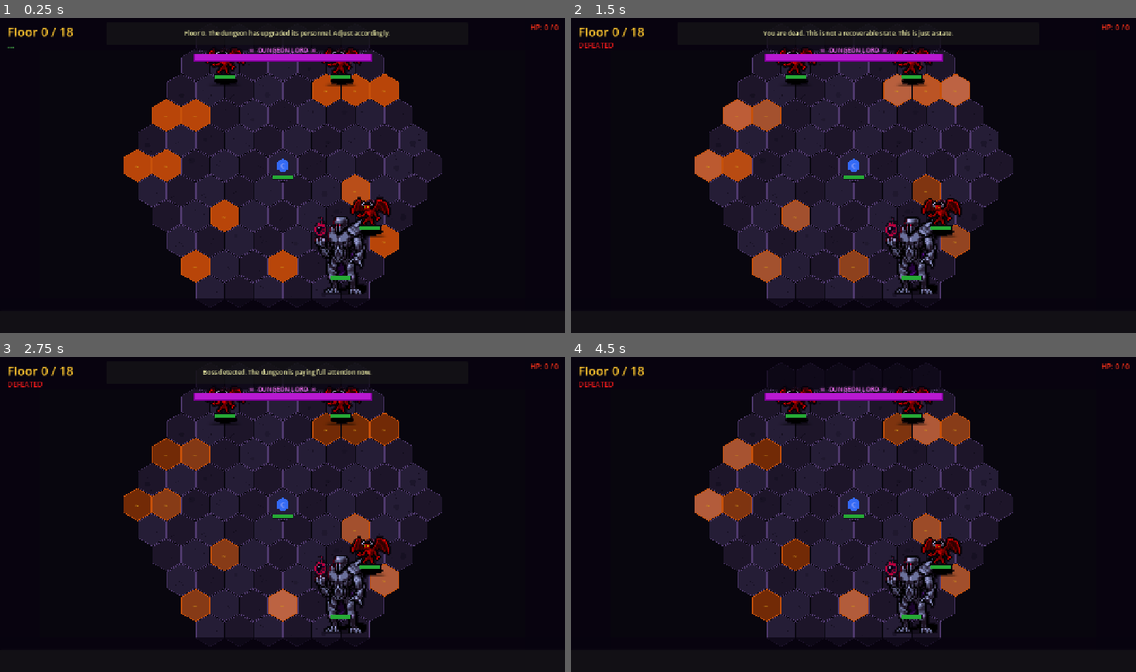
Above: before the commit, frames 1-4 (two rows, left to right).
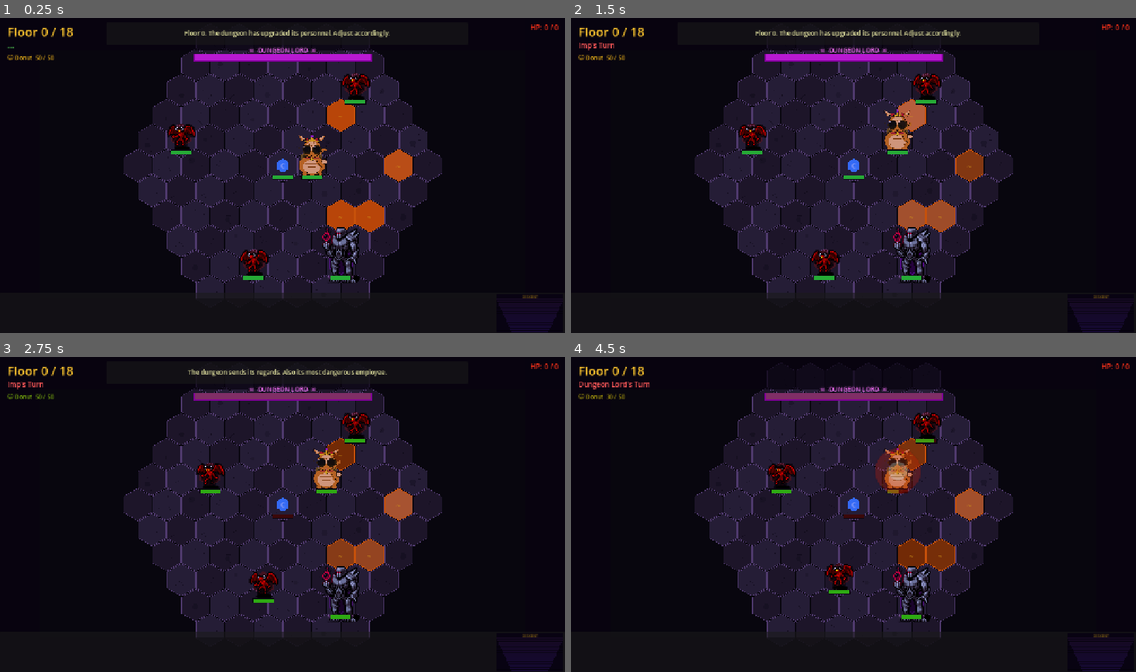
Above: after the commit, the same moments.

Repository: ColdTie/Descent
Game: Godot game, scene res://scenes/BattleScene.tscn
The game is run twice, just before and just after one commit, with the same random seed, the same clock (stepped at 60 frames per second) and the same inputs. This scene is started directly instead of the project's main scene.
Inputs (mouse positions are in pixels of both pictures, inside the frame that each line leads up to):
- Up to frame 1 (0.25 s): no input
- Up to frame 2 (1.5 s): move the mouse to (706, 166) at 0.52 s; click (706, 166) at 0.67 s; move the mouse to (723, 191) at 1.27 s; click (723, 191) at 1.42 s
- Up to frame 3 (2.75 s): move the mouse to (163, 555) at 2.02 s; click (163, 555) at 2.17 s
- Up to frame 4 (4.5 s): move the mouse to (751, 580) at 2.77 s; click (751, 580) at 2.92 s; move the mouse to (768, 605) at 3.52 s; click (768, 605) at 3.67 s; move the mouse to (780, 631) at 4.27 s; click (780, 631) at 4.42 s

The runs differ from the first frame. In frame 1, 9.6% of the frame differs, in the area x 1-98%, y 9-100%; in frame 2, 10%; in frame 3, 11%; in frame 4, 11%, in the area x 1-98%, y 7-100%.

Commit message:
Run 14: Donut companion, Inferno map, layout + gameplay fixes
- Add Donut companion (orange princess cat, tiara + big round shades)
  who auto-acts each turn attacking nearest enemy; her death doesn't
  end the run; gold glow ring; HP shown in top-left UI label
- Add Inferno-style floor map at bottom-right: 18 tapering slices,
  current floor highlighted gold, cleared floors dim ember
- Fix HUD height: Panel top raised from y=668 to y=628 so 64px
  ability buttons are no longer clipped off-screen (main cause of
  Basic Attack / Power Strike appearing unclickable)
- Fix ability names in ClassSelect: shows "Basic Attack" not "basic_attack"
- Reduce lava ~50%: 5-8% coverage, inner radius-2 always lava-free
- Fix death grey-out: 0.22s delay so hit-flash tween finishes first
- Fix Ability.can_use(): charges>0 check only (was charges>0 OR cooldown==0)
- Sprite scale -30%: boss 0.67, regular 0.55
- Enemy AI targets nearest visible hero
- BattleEngine: move_toward() public method; _check_battle_end() guards
  against double-emit when battle_over already set

https://claude.ai/code/session_015ukwaogcaRD3ZXmVnypzZL

Diff:
--- a/scenes/BattleScene.gd
+++ b/scenes/BattleScene.gd
@@ -50,6 +50,9 @@
 var _first_kill_done: bool = false   # for first_kill quip
 var _boss: Combatant = null
 var _boss_hp_fill: ColorRect = null
+var _donut: Combatant = null
+var _donut_hp_label: Label = null
+var _hero_dead: bool = false
 
 @onready var _hex_layer: Node2D = $HexLayer
 @onready var _entity_layer: Node2D = $EntityLayer
@@ -72,6 +75,8 @@
 	_draw_entities()
 	_build_ability_bar()
 	_build_boss_hp_bar()
+	_build_donut_hp_label()
+	_build_inferno_map()
 	_update_hero_hp_label()
 	SystemVoice.speak("floor_enter", [GameState.floor_num])
 	await get_tree().create_timer(0.4).timeout
@@ -162,8 +167,24 @@
 		var e: Combatant = EnemyDefs.make_combatant(def, _map.spawn_points[i], _battle_rng, GameState.floor_num)
 		_enemies.append(e)
 
+	# Build Donut companion — she joins every run
+	_donut = Combatant.new("donut", "Donut", Combatant.Faction.HERO, 50, 12)
+	_donut.armor = 0
+	_donut.attack_bonus = 3
+	var donut_abilities: Array[String] = ["basic_attack"]
+	_donut.abilities = donut_abilities
+	_donut.sprite_key = "companion_donut"
+	_donut.xp_reward = 0
+	var donut_start: Vector2i = _map.hero_start
+	for n: Vector2i in HexGrid.neighbors(_map.hero_start):
+		if _map.is_passable(n):
+			donut_start = n
+			break
+	_donut.position = donut_start
+
 	_all_combatants.clear()
 	_all_combatants.append(_hero)
+	_all_combatants.append(_donut)
 	for e: Combatant in _enemies:
 		_all_combatants.append(e)
 	_engine = BattleEngine.new(_battle_rng)
@@ -410,12 +431,14 @@
 		shadow.position = Vector2(0.0, HEX_SIZE * 0.28)
 		root.add_child(shadow)
 
-		# Colored glow ring — class color for hero, blood-red for enemies, void-purple for bosses
+		# Colored glow ring — class color for hero, gold for Donut, blood-red for enemies, void-purple for bosses
 		var glow_poly := Polygon2D.new()
 		glow_poly.polygon = _make_hex_pts(HEX_SIZE * (0.84 if is_boss else 0.72))
 		glow_poly.position = Vector2(0.0, -12.0)
 		if is_boss:
 			glow_poly.color = Color(0.55, 0.0, 0.78, 0.42)
+		elif c.sprite_key == "companion_donut":
+			glow_poly.color = Color(0.95, 0.72, 0.10, 0.42)
 		elif c.faction == Combatant.Faction.HERO:
 			var gc := _hero_class_color()
 			gc.a = 0.38
@@ -444,8 +467,8 @@
 
 		var sprite := Sprite2D.new()
 		sprite.texture = sprite_tex
-		# SVG art rendered at 192×192 — LINEAR_WITH_MIPMAPS for smooth anti-aliased edges
-		var sprite_scale: float = 0.95 if is_boss else 0.78
+		# 30% smaller than original sizes for better battlefield readability
+		var sprite_scale: float = 0.67 if is_boss else 0.55
 		sprite.scale = Vector2(sprite_scale, sprite_scale)
 		sprite.position = Vector2(0.0, -24.0)
 		sprite.texture_filter = CanvasItem.TEXTURE_FILTER_NEAREST
@@ -528,13 +551,15 @@
 	return cls_data.get("icon_color", HERO_COLOR)
 
 func _get_sprite_path(c: Combatant) -> String:
+	if c.sprite_key == "companion_donut":
+		return "res://assets/sprites/companion_donut.png"
 	var base: String = "hero_%s" % GameState.hero_class if c.faction == Combatant.Faction.HERO \
 		else "enemy_%s" % c.sprite_key
-	# PNGs load reliably in headless/web export without editor import step.
-	# SVGs require the Godot editor import pass which silently fails in CI.
 	return "res://assets/sprites/%s.png" % base
 
 func _entity_glyph(c: Combatant) -> String:
+	if c.sprite_key == "companion_donut":
+		return "🐱"
 	if c.faction == Combatant.Faction.HERO:
 		match GameState.hero_class:
 			"brawler": return "⚔"
@@ -601,6 +626,146 @@
 	_boss_hp_fill.color = Color(0.72, 0.10, 0.82)
 	ui.add_child(_boss_hp_fill)
 
+## ─── Donut Companion ──────────────────────────────────────────────────────────
+
+func _build_donut_hp_label() -> void:
+	var lbl := Label.new()
+	lbl.name = "DonutHPLabel"
+	lbl.text = "🐱 Donut  50 / 50"
+	lbl.position = Vector2(16.0, 86.0)
+	lbl.add_theme_font_size_override("font_size", 13)
+	lbl.add_theme_color_override("font_color", Color(0.95, 0.72, 0.10))
+	$UILayer.add_child(lbl)
+	_donut_hp_label = lbl
+
+func _update_donut_hp_label() -> void:
+	if _donut_hp_label == null or _donut == null:
+		return
+	if not _donut.is_alive():
+		_donut_hp_label.text = "🐱 Donut  KO"
+		_donut_hp_label.add_theme_color_override("font_color", Color(0.45, 0.35, 0.35))
+	else:
+		_donut_hp_label.text = "🐱 Donut  %d / %d" % [_donut.hp, _donut.max_hp]
+		var ratio: float = float(_donut.hp) / float(max(1, _donut.max_hp))
+		_donut_hp_label.add_theme_color_override("font_color",
+			Color(1.0 - ratio * 0.5, 0.52 + ratio * 0.20, 0.05))
+
+func _resolve_donut_turn() -> void:
+	if not _donut.is_alive() or _engine.battle_over or _hero_dead:
+		_engine.end_turn()
+		await get_tree().create_timer(0.15).timeout
+		_next_turn()
+		return
+
+	var nearest: Combatant = _get_nearest_enemy_to(_donut.position)
+	if nearest != null:
+		var dist: int = HexGrid.hex_distance(_donut.position, nearest.position)
+		if dist <= 1:
+			_play_ability_effect(nearest.position, "basic_attack")
+			_engine.perform_attack(_donut, nearest, "basic_attack")
+			_update_all_hp_bars()
+			_update_donut_hp_label()
+		else:
+			_engine.move_toward(_donut, nearest.position, _map)
+			_sync_entity_positions()
+
+	await get_tree().create_timer(0.40).timeout
+	if not _engine.battle_over and not _hero_dead:
+		_engine.end_turn()
+		_next_turn()
+
+func _get_nearest_enemy_to(pos: Vector2i) -> Combatant:
+	var nearest: Combatant = null
+	var best_dist: int = 999
+	for e: Combatant in _enemies:
+		if e.is_alive():
+			var d: int = HexGrid.hex_distance(pos, e.position)
+			if d < best_dist:
+				best_dist = d
+				nearest = e
+	return nearest
+
+## ─── Inferno Map ──────────────────────────────────────────────────────────────
+
+func _build_inferno_map() -> void:
+	## Bottom-right panel: Dante's Inferno-style cross-section of 18 floors.
+	## Funnel shape — widest at top (Floor 1), narrowing to the abyss.
+	var ui: CanvasLayer = $UILayer
+	var MAP_W: float = 152.0
+	var PANEL_X: float = 1280.0 - MAP_W - 4.0
+	var PANEL_Y: float = 630.0
+	var PANEL_H: float = 88.0
+	var TITLE_H: float = 11.0
+	var FLOOR_H: float = (PANEL_H - TITLE_H) / 18.0
+
+	# Dark background
+	var bg := ColorRect.new()
+	bg.position = Vector2(PANEL_X, PANEL_Y)
+	bg.size = Vector2(MAP_W, PANEL_H)
+	bg.color = Color(0.03, 0.01, 0.07, 0.96)
+	bg.z_index = 5
+	bg.mouse_filter = Control.MOUSE_FILTER_IGNORE
+	ui.add_child(bg)
+
+	# Title
+	var title := Label.new()
+	title.text = "DESCENT"
+	title.add_theme_font_size_override("font_size", 8)
+	title.add_theme_color_override("font_color", Color(0.48, 0.36, 0.08))
+	title.position = Vector2(PANEL_X, PANEL_Y + 1.0)
+	title.custom_minimum_size = Vector2(MAP_W, TITLE_H)
+	title.horizontal_alignment = HORIZONTAL_ALIGNMENT_CENTER
+	title.z_index = 6
+	title.mouse_filter = Control.MOUSE_FILTER_IGNORE
+	ui.add_child(title)
+
+	for i: int in range(18):
+		var floor_n: int = i + 1
+		var taper: float = 1.0 - float(i) / 17.0 * 0.44
+		var fw: float = MAP_W * taper
+		var fx: float = PANEL_X + (MAP_W - fw) * 0.5
+		var fy: float = PANEL_Y + TITLE_H + float(i) * FLOOR_H
+
+		var slice_col: Color
+		if floor_n < GameState.floor_num:
+			slice_col = Color(0.30, 0.21, 0.05, 0.90)
+		elif floor_n == GameState.floor_num:
+			slice_col = Color(0.90, 0.70, 0.10, 1.0)
+		else:
+			var fade: float = float(floor_n - GameState.floor_num) / 18.0
+			slice_col = Color(0.09, 0.04, 0.14 + fade * 0.08, 0.85)
+
+		var slice := ColorRect.new()
+		slice.position = Vector2(fx, fy)
+		slice.size = Vector2(fw, max(1.0, FLOOR_H - 0.8))
+		slice.color = slice_col
+		slice.z_index = 6
+		slice.mouse_filter = Control.MOUSE_FILTER_IGNORE
+		ui.add_child(slice)
+
+		# Thin separator line
+		var sep := ColorRect.new()
+		sep.position = Vector2(PANEL_X, fy + FLOOR_H - 0.6)
+		sep.size = Vector2(MAP_W, 0.8)
+		sep.color = Color(0.0, 0.0, 0.0, 0.45)
+		sep.z_index = 7
+		sep.mouse_filter = Control.MOUSE_FILTER_IGNORE
+		ui.add_child(sep)
+
+		# Label on current floor only
+		if floor_n == GameState.floor_num:
+			var fn_lbl := Label.new()
+			fn_lbl.text = "▶ %d" % floor_n
+			fn_lbl.add_theme_font_size_override("font_size", 7)
+			fn_lbl.add_theme_color_override("font_color", Color(0.05, 0.03, 0.0, 1.0))
+			fn_lbl.position = Vector2(fx, fy)
+			fn_lbl.custom_minimum_size = Vector2(fw, FLOOR_H)
+			fn_lbl.horizontal_alignment = HORIZONTAL_ALIGNMENT_CENTER
+			fn_lbl.vertical_alignment = VERTICAL_ALIGNMENT_CENTER
+			fn_lbl.z_index = 8
+			fn_lbl.mouse_filter = Control.MOUSE_FILTER_IGNORE
+			ui.add_child(fn_lbl)
+
 func _update_boss_hp_bar() -> void:
 	if _boss == null or _boss_hp_fill == null:
 		return
@@ -679,7 +844,19 @@
 	if active == null:
 		return
 
+	if _hero_dead:
+		return
+
 	if active.faction == Combatant.Faction.HERO:
+		# Donut auto-resolves her turn
+		if active.id == "donut":
+			_turn_indicator.text = "Donut's Turn"
+			_turn_indicator.add_theme_color_override("font_color", Color(0.95, 0.72, 0.10))
+			await get_tree().create_timer(0.35).timeout
+			if not _engine.battle_over and not _hero_dead:
+				await _resolve_donut_turn()
+			return
+
 		# Tick ability cooldowns at the start of each hero turn
 		for id: String in _hero_ability_objs:
 			_hero_ability_objs[id].tick_cooldown()
@@ -1106,11 +1283,31 @@
 			SystemVoice.speak("boss_killed")
 		else:
 			SystemVoice.speak("kill")
+		# Delay grey-out so the hit-flash tween finishes first
+		_grey_out_entity_delayed(c.id)
+	elif c.id == "donut":
+		# Donut knocked out — run continues
+		SystemVoice.speak_direct("Donut is down. The princess is displeased. Extremely.")
+		_grey_out_entity_delayed(c.id)
 	else:
-		# Hero died — start death overlay after a moment
+		# Player hero died — end the battle immediately regardless of Donut's state
+		if _hero_dead:
+			return
+		_hero_dead = true
+		var node: Node2D = _entity_nodes.get(c.id)
+		if node != null:
+			node.modulate = DEAD_MODULATE
+		if not _engine.battle_over:
+			_engine.battle_over = true
+			_engine.hero_won = false
+			_engine.battle_ended.emit(false, 0)
 		await get_tree().create_timer(0.5).timeout
 		_show_death_overlay()
-	var node: Node2D = _entity_nodes.get(c.id)
+
+func _grey_out_entity_delayed(entity_id: String) -> void:
+	## Wait for hit-flash tween to finish, then apply death grey.
+	await get_tree().create_timer(0.22).timeout
+	var node: Node2D = _entity_nodes.get(entity_id)
 	if node != null:
 		node.modulate = DEAD_MODULATE
 
@@ -1241,6 +1438,7 @@
 		_update_hp_bar(c)
 		_update_status_label(c)
 	_update_boss_hp_bar()
+	_update_donut_hp_label()
 	_sync_hero_alpha()
 
 func _update_hp_bar(c: Combatant) -> void:
--- a/scenes/BattleScene.tscn
+++ b/scenes/BattleScene.tscn
@@ -63,7 +63,7 @@
 
 [node name="HUD" type="Panel" parent="UILayer"]
 offset_left = 0.0
-offset_top = 668.0
+offset_top = 628.0
 offset_right = 1280.0
 offset_bottom = 720.0
 name = "HUD"
--- a/scenes/ClassSelect.gd
+++ b/scenes/ClassSelect.gd
@@ -141,8 +141,11 @@
 
 	# ── Abilities ───────────────────────────────────────────────────────────
 	var abilities: Array = cls.get("abilities", [])
+	var abl_names: Array[String] = []
+	for abl_id: String in abilities:
+		abl_names.append(Abilities.get_ability(abl_id).get("display_name", abl_id))
 	var abl_lbl := Label.new()
-	abl_lbl.text = "✦ " + "   ✦ ".join(abilities)
+	abl_lbl.text = "✦ " + "   ✦ ".join(abl_names)
 	abl_lbl.horizontal_alignment = HORIZONTAL_ALIGNMENT_CENTER
 	abl_lbl.add_theme_font_size_override("font_size", 10)
 	abl_lbl.add_theme_color_override("font_color", cls_color.lightened(0.25))
--- a/src/combat/Ability.gd
+++ b/src/combat/Ability.gd
@@ -24,7 +24,9 @@
 	display_name = p_name
 
 func can_use() -> bool:
-	return (current_charges > 0 or cooldown_remaining == 0)
+	if max_charges == -1:
+		return true  # unlimited
+	return current_charges > 0
 
 func use() -> bool:
 	if not can_use():
--- a/src/combat/BattleEngine.gd
+++ b/src/combat/BattleEngine.gd
@@ -156,7 +156,14 @@
 			visible_heroes.append(c)
 	if visible_heroes.is_empty():
 		return  # all heroes vanished — enemy idles
+	# Target the nearest visible hero
 	var target: Combatant = visible_heroes[0]
+	var best_target_dist: int = HexGrid.hex_distance(enemy.position, target.position)
+	for h: Combatant in visible_heroes:
+		var d: int = HexGrid.hex_distance(enemy.position, h.position)
+		if d < best_target_dist:
+			best_target_dist = d
+			target = h
 
 	match enemy.sprite_key:
 		"golem":
@@ -224,6 +231,8 @@
 	turn_order = new_order
 
 func _check_battle_end() -> bool:
+	if battle_over:
+		return true  # already ended externally (e.g. player hero died with companion still alive)
 	var living_heroes: int = combatants.filter(
 		func(c: Combatant) -> bool: return c.faction == Combatant.Faction.HERO and c.is_alive()
 	).size()
@@ -280,6 +289,12 @@
 			best_dir = d
 	return best_dir
 
+func move_toward(mover: Combatant, goal: Vector2i, map: DungeonMap) -> bool:
+	## Public wrapper: move mover one step toward goal. Returns true if moved.
+	var old_pos: Vector2i = mover.position
+	_move_toward(mover, goal, map)
+	return mover.position != old_pos
+
 func move_combatant(combatant: Combatant, to_hex: Vector2i) -> bool:
 	## Move combatant to target hex. Returns true if successful.
 	## Does NOT check passability — the caller (BattleScene) must validate the target.
--- a/src/map/DungeonMap.gd
+++ b/src/map/DungeonMap.gd
@@ -23,15 +23,21 @@
 		tile_types[h] = "floor"
 		passable[h] = true
 
-	# Place some lava tiles (10-15% of tiles)
-	var lava_count: int = rng.randi_range(int(all_hexes.size() * 0.10), int(all_hexes.size() * 0.15))
-	var shuffled: Array[Vector2i] = all_hexes.duplicate()
-	_shuffle_vec2i(shuffled, rng)
-	for i: int in range(lava_count):
-		var h: Vector2i = shuffled[i]
-		if h != Vector2i.ZERO:  # never lava on center
-			tile_types[h] = "lava"
-			passable[h] = false
+	# Place lava tiles only outside the inner safe zone (radius > 2).
+	# Reduced density (5-8%) prevents start-of-floor heat damage near the hero spawn.
+	var lava_candidates: Array[Vector2i] = []
+	for h: Vector2i in all_hexes:
+		if HexGrid.hex_distance(h, Vector2i.ZERO) > 2:
+			lava_candidates.append(h)
+	_shuffle_vec2i(lava_candidates, rng)
+	var lava_count: int = rng.randi_range(
+		int(lava_candidates.size() * 0.05),
+		int(lava_candidates.size() * 0.08)
+	)
+	for i: int in range(min(lava_count, lava_candidates.size())):
+		var h: Vector2i = lava_candidates[i]
+		tile_types[h] = "lava"
+		passable[h] = false
 
 	# Hero starts at center
 	hero_start = Vector2i.ZERO
Binary file added: assets/sprites/companion_donut.png
Not shown, changed: .github/workflows/deploy.yml
Not shown, changed: CLAUDE.md
Not shown, added: tools/gen_donut.py
